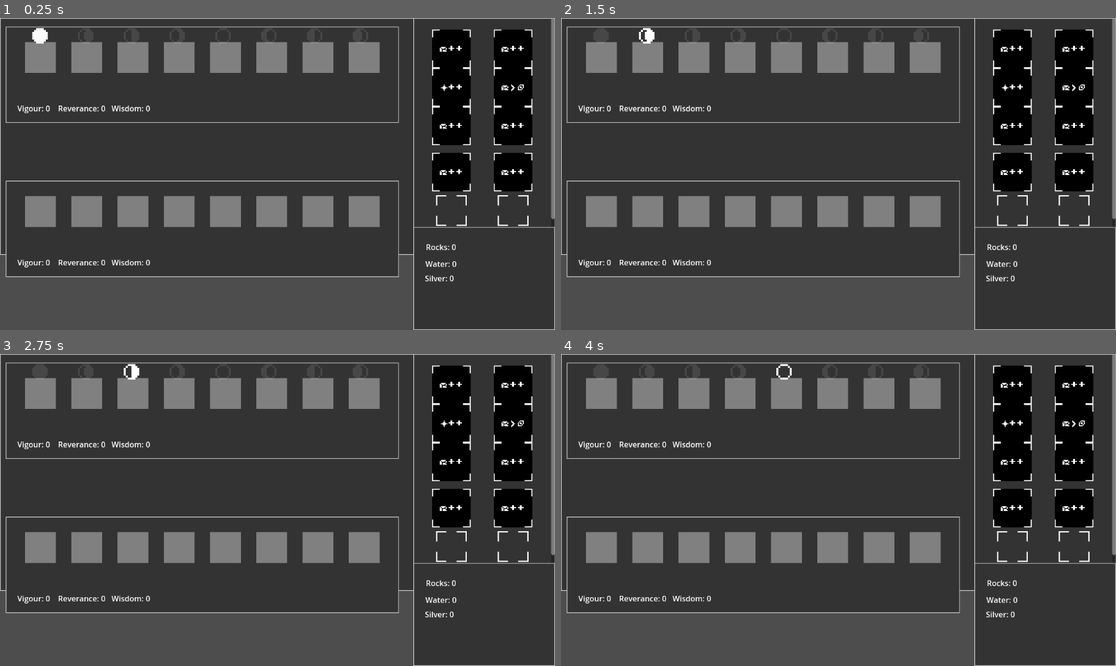
Above: before the commit, frames 1-4 (two rows, left to right).
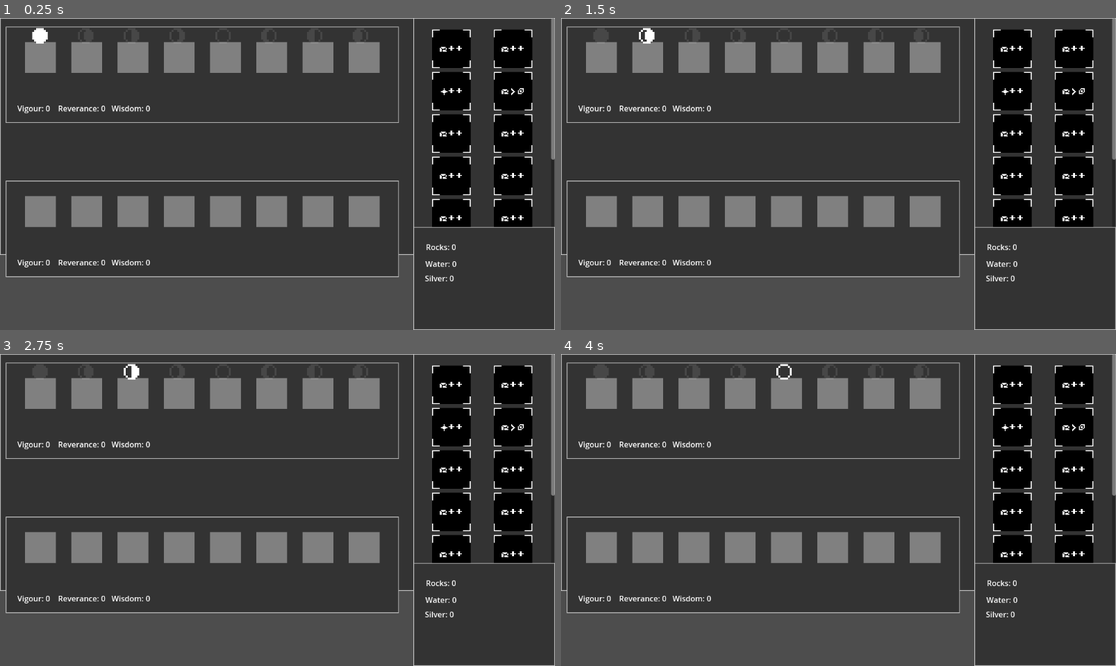
Above: after the commit, the same moments.

Repository: BoscoPubVoi/IdleSpel
Game: Godot game, scene res://main.tscn
Two runs of this game, one before a commit and one after it. Both use one fixed random seed, a clock stepped at 60 frames per second and the inputs below.
Inputs:
- Up to frame 1 (0.25 s): no input
- Up to frame 2 (1.5 s): tap Enter at 0.5 s; tap Space at 1.25 s
- Up to frame 3 (2.75 s): no input
- Up to frame 4 (4 s): tap Enter at 2.75 s; tap Space at 3.5 s

The runs differ from the first frame. In frame 1, 3.1% of the frame differs, in the area x 77-100%, y 16-68%; in frame 2, 3.1%; in frame 3, 3.1%; in frame 4, 3.1%.

Commit message:
merge + more dragging stuff

Diff:
--- /dev/null
+++ b/ActionsPanel.gd
@@ -0,0 +1,16 @@
+extends Panel
+
+func _can_drop_data(at_position, data):
+	return true
+
+func _drop_data(at_position, data):
+	data["original_original"].make_used(false)
+	if !(data["origin_node"] is ActionIcon):
+		data["origin_node"].empty_slot()
+	#find the child that corresponds with the data, and make them enabled again
+	pass
+#	make_used(false)
+
+
+func reset_action(action):
+	action.make_used(false)
--- a/UIElements/ActionIcon.gd
+++ b/UIElements/ActionIcon.gd
@@ -4,20 +4,26 @@
 @export var action_name :String
 @export var operations : Array[Operation]
 @export var icon_path : String
+@export var tooltip : String
 
 @onready var textureRect = $TextureRect
+
 
 var used = false
 
 func _ready():
 	textureRect.texture = load(icon_path)
+	tooltip_text = tooltip
 
 func _get_drag_data(at_position):
 	if !used:
 		var data = {}
+		data["origin_node"] = self
 		data["action"] = Action.new()
 		data["action"].constructor(operations)
 		data["action"].name = action_name
+		data["tooltip"] = tooltip
+		data["original_original"] = self
 		var drag_texture = TextureRect.new()
 		drag_texture.texture = load(icon_path)
 		drag_texture.size = Vector2(32,32)
@@ -32,7 +38,14 @@
 
 func _can_drop_data(at_position, data):
 	return true
-	return false
 
 func _drop_data(at_position, data):
-	used = true
+	get_tree().get_first_node_in_group("ActionsPanel")._drop_data(at_position, data)
+
+func make_used(newval):
+	used = newval
+	#hide it or something
+	if newval:
+		textureRect.modulate = Color(1.0,1.0,1.0,.1)
+	else:
+		textureRect.modulate = Color(1.0,1.0,1.0,1.0)
--- a/UIElements/ActionIndent.gd
+++ b/UIElements/ActionIndent.gd
@@ -4,28 +4,67 @@
 
 var enabled = true
 
+var current_data = null
+
+
 func _ready():
 	pass
 
 func _get_drag_data(at_position):
-	var data = {}
-	var drag_texture = TextureRect.new()
-	drag_texture.texture = textureRect.texture
-	drag_texture.size = Vector2(32,32)
-	drag_texture.size = Vector2(32,32)
+	if current_data != null:
+		var data = current_data
+		data["origin_node"] = self
+		var drag_texture = TextureRect.new()
+		drag_texture.texture = textureRect.texture
+		drag_texture.size = Vector2(32,32)
+		drag_texture.size = Vector2(32,32)
 
-	var control = Control.new()
-	control.add_child(drag_texture)
-	drag_texture.position = -0.5 * (drag_texture.size)
-
-	set_drag_preview(control)
-	return data
+		var control = Control.new()
+		control.add_child(drag_texture)
+		drag_texture.position = -0.5 * (drag_texture.size)
+		data["texture"] = drag_texture
+		set_drag_preview(control)
+		return data
 
 func _can_drop_data(at_position, data):
+	print(data)
+	var target_slot = data
+	if target_slot == null:
+		data["target_slot"] = null
+	else:
+		data["target_slot"] = target_slot
 	return true
 
 func _drop_data(at_position, data):
+#	data["target_slot"] = null
+	var origin_slot = data["origin_node"]
+	var origin_origin = data["original_original"]
+	if data["target_slot"] == null:
+		put_in_slot(data)
+
+		#empty the old one
+		if origin_slot is ActionIcon:
+			origin_slot.make_used(true)
+		else:
+			origin_slot.empty_slot()
+
+	#theres something in the slot alrady!!
+	else:
+#		data["target_slot"] = null
+		#enable old one if actionicon, or replace old one if not
+		if origin_slot is ActionIcon:
+			origin_origin.make_used(true)
+			put_in_slot(data)
+			#enable the one that was replaced in the actionicons TODO
+
+		else:
+			#not empty and your trying to replace it
+			origin_slot.put_in_slot(data["target_slot"])
+			put_in_slot(data)
+
+func put_in_slot(data):
 	var slot = _get_index()
+	current_data = data
 	var par = get_parent()
 	while par != null && !par.is_in_group("ActorPanel"):
 		par = par.get_parent()
@@ -36,6 +75,17 @@
 
 	textureRect.texture = data["texture"].texture
 	textureRect.show()
+	tooltip_text = data["tooltip"]
+
 
 func _get_index():
 	return get_parent().get_children().find(self)
+
+func empty_slot():
+	current_data = null
+	var slot = _get_index()
+	Game.characters[0].actions[slot] = null
+	textureRect.texture = null
+	textureRect.hide()
+	tooltip_text = ""
+	pass
--- a/main.tscn
+++ b/main.tscn
@@ -15,6 +15,7 @@
 [ext_resource type="Texture2D" uid="uid://6ihf2ido6jg" path="res://assets/Crescent_Left_Icon.png" id="8_cem8g"]
 [ext_resource type="Texture2D" uid="uid://bqc5evt6w0oxm" path="res://assets/HalfMoon_Rev_Icon.png" id="9_ql6pi"]
 [ext_resource type="Texture2D" uid="uid://cg5cjryb2vdn" path="res://assets/Moon3_Icon.png" id="10_xq01v"]
+[ext_resource type="Script" path="res://ActionsPanel.gd" id="11_rxd04"]
 [ext_resource type="Script" path="res://GameState/Operations/BoostCharactersInPosition.gd" id="16_nvuys"]
 
 [sub_resource type="StyleBoxFlat" id="StyleBoxFlat_5tix1"]
@@ -163,7 +164,7 @@
 layout_mode = 2
 texture = ExtResource("10_xq01v")
 
-[node name="ActionsPanel" type="Panel" parent="."]
+[node name="ActionsPanel" type="Panel" parent="." groups=["ActionsPanel"]]
 layout_mode = 1
 anchors_preset = 1
 anchor_left = 1.0
@@ -171,6 +172,7 @@
 offset_left = -294.0
 offset_bottom = 440.0
 grow_horizontal = 0
+script = ExtResource("11_rxd04")
 
 [node name="ScrollContainer" type="ScrollContainer" parent="ActionsPanel"]
 layout_mode = 1
@@ -184,6 +186,7 @@
 layout_mode = 2
 size_flags_horizontal = 3
 size_flags_vertical = 3
+mouse_filter = 2
 theme_override_constants/margin_left = 32
 theme_override_constants/margin_top = 32
 theme_override_constants/margin_right = 32
@@ -191,14 +194,17 @@
 
 [node name="WholeActionContainer" type="VBoxContainer" parent="ActionsPanel/ScrollContainer/Margin"]
 layout_mode = 2
-theme_override_constants/separation = 16
+mouse_filter = 2
+theme_override_constants/separation = 24
 
 [node name="BaseActions" type="VBoxContainer" parent="ActionsPanel/ScrollContainer/Margin/WholeActionContainer"]
 layout_mode = 2
-theme_override_constants/separation = 16
+mouse_filter = 2
+theme_override_constants/separation = 24
 
 [node name="BA1" type="HBoxContainer" parent="ActionsPanel/ScrollContainer/Margin/WholeActionContainer/BaseActions"]
 layout_mode = 2
+mouse_filter = 2
 theme_override_constants/separation = 64
 alignment = 1
 
@@ -207,15 +213,18 @@
 action_name = "rock+"
 operations = Array[Resource("res://GameState/Operations/Operation.gd")]([SubResource("Resource_e28eb")])
 icon_path = "res://assets/Add_rocks.png"
+tooltip = "+5 rocks"
 
 [node name="Action2" parent="ActionsPanel/ScrollContainer/Margin/WholeActionContainer/BaseActions/BA1" instance=ExtResource("3_se0lr")]
 layout_mode = 2
 action_name = "rock+++"
 operations = Array[Resource("res://GameState/Operations/Operation.gd")]([SubResource("Resource_ni4id"), SubResource("Resource_irgi5")])
 icon_path = "res://assets/Add_rocks.png"
+tooltip = "+22 Rocks"
 
 [node name="BA2" type="HBoxContainer" parent="ActionsPanel/ScrollContainer/Margin/WholeActionContainer/BaseActions"]
 layout_mode = 2
+mouse_filter = 2
 theme_override_constants/separation = 64
 alignment = 1
 
@@ -224,16 +233,18 @@
 action_name = "Pray"
 operations = Array[Resource("res://GameState/Operations/Operation.gd")]([SubResource("Resource_sxusp")])
 icon_path = "res://assets/Add_Favour.png"
+tooltip = "+10 Favor"
 
 [node name="Action2" parent="ActionsPanel/ScrollContainer/Margin/WholeActionContainer/BaseActions/BA2" instance=ExtResource("3_se0lr")]
 layout_mode = 2
 action_name = "rockstosilver"
 operations = Array[Resource("res://GameState/Operations/Operation.gd")]([SubResource("Resource_ana3h")])
 icon_path = "res://assets/Rocks_to_silver.png"
+tooltip = "-10 Rocks, +1 Silver"
 
 [node name="SecondaryActions" type="VBoxContainer" parent="ActionsPanel/ScrollContainer/Margin/WholeActionContainer"]
 layout_mode = 2
-theme_override_constants/separation = 16
+theme_override_constants/separation = 24
 
 [node name="BA1" type="HBoxContainer" parent="ActionsPanel/ScrollContainer/Margin/WholeActionContainer/SecondaryActions"]
 layout_mode = 2
@@ -245,21 +256,34 @@
 action_name = "Get Vigorous"
 operations = Array[Resource("res://GameState/Operations/Operation.gd")]([SubResource("Resource_oc8vf")])
 icon_path = "res://assets/Add_rocks.png"
+tooltip = "+10 Vigor"
 
 [node name="Action2" parent="ActionsPanel/ScrollContainer/Margin/WholeActionContainer/SecondaryActions/BA1" instance=ExtResource("3_se0lr")]
 layout_mode = 2
 action_name = "Vigorous Rock Mining"
 operations = Array[Resource("res://GameState/Operations/Operation.gd")]([SubResource("Resource_6uhrq")])
 icon_path = "res://assets/Add_rocks.png"
+tooltip = "if Vigor >= 15, +20 Rocks"
 
 [node name="BA2" type="HBoxContainer" parent="ActionsPanel/ScrollContainer/Margin/WholeActionContainer/SecondaryActions"]
 layout_mode = 2
 theme_override_constants/separation = 64
 alignment = 1
 
+[node name="Action" parent="ActionsPanel/ScrollContainer/Margin/WholeActionContainer/SecondaryActions/BA2" instance=ExtResource("3_se0lr")]
+layout_mode = 2
+action_name = "Get Vigorous"
+operations = Array[Resource("res://GameState/Operations/Operation.gd")]([SubResource("Resource_oc8vf")])
+icon_path = "res://assets/Add_rocks.png"
+
+[node name="Action2" parent="ActionsPanel/ScrollContainer/Margin/WholeActionContainer/SecondaryActions/BA2" instance=ExtResource("3_se0lr")]
+layout_mode = 2
+action_name = "Vigorous Rock Mining"
+operations = Array[Resource("res://GameState/Operations/Operation.gd")]([SubResource("Resource_6uhrq")])
+icon_path = "res://assets/Add_rocks.png"
+
 [node name="TertiaryActions" type="VBoxContainer" parent="ActionsPanel/ScrollContainer/Margin/WholeActionContainer"]
 layout_mode = 2
-theme_override_constants/separation = 16
 
 [node name="BA1" type="HBoxContainer" parent="ActionsPanel/ScrollContainer/Margin/WholeActionContainer/TertiaryActions"]
 layout_mode = 2
--- a/project.godot
+++ b/project.godot
@@ -18,3 +18,7 @@
 [autoload]
 
 Game="*res://GameState/GameState.gd"
+
+[gui]
+
+timers/tooltip_delay_sec=0.1
Not shown: 1 places in main.tscn that only renumber resources
